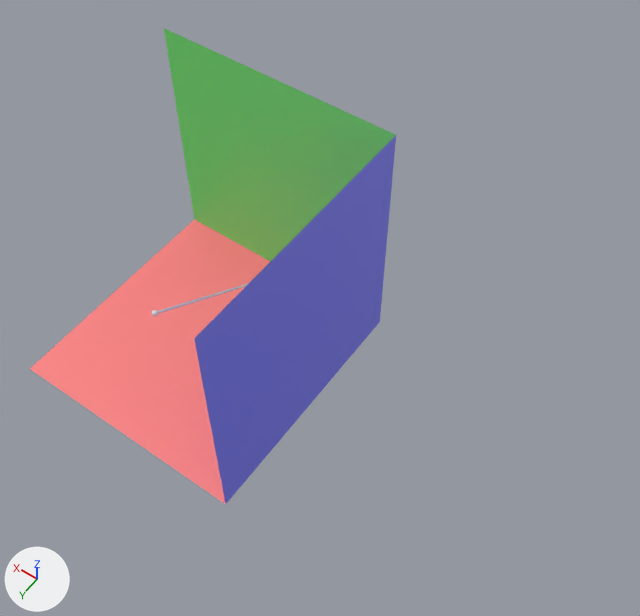
One commit to the glTF model models/otrezok.glb: the scene before it, then after it.
Both versions are drawn from a 50 mm camera at (-5.42, 9.7, 14.58) aimed at (0.04, 2.06, 2.57). Arrows for +X, +Y and +Z are at lower left; the lights stay in place.
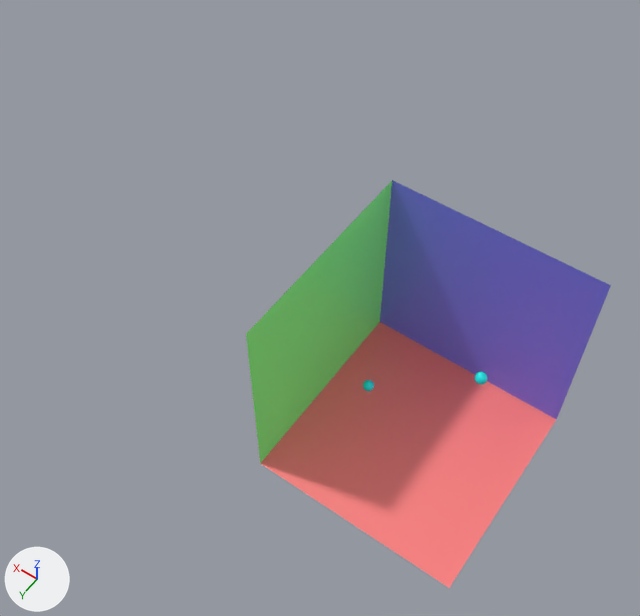
Location of each change, [x1, y1, x2, y2] in pixels of the pictures (640 x 616 px):
'Plane', turned, rescaled
    before: [30, 219, 271, 504]
    after: [260, 322, 556, 588]
'Plane.002', turned, rescaled
    before: [194, 136, 396, 504]
    after: [380, 180, 611, 420]
'Plane.001', turned, rescaled
    before: [164, 28, 396, 261]
    after: [246, 181, 392, 463]
'line', no longer drawn
    before: [157, 283, 249, 313]
'B', moved, rescaled (100% wider, 100% taller)
    before: [152, 310, 158, 316]
    after: [475, 372, 488, 385]

What changed in the scene script:
```text
Change ob_plane:
    ob_plane.rotation_euler: (0.0, 0.0, 1.571) -> (0.0, 0.0, -3.142)  # degrees (0, 0, 90) -> degrees (0, 0, -180)
    ob_plane.scale: (2.5, 2.5, 2.5) -> (2.0, 2.0, 2.0)
Change ob_b:
    ob_b.location: (2.0, 4.0, 3.0) -> (-3.0, 2.0, 3.0)
    ob_b.scale: (0.05, 0.05, 0.05) -> (0.1, 0.1, 0.1)
Change ob_line:
    ob_line.location: (2.0, 2.5, 2.0) -> (-2.0, 2.0, 2.0)
```
